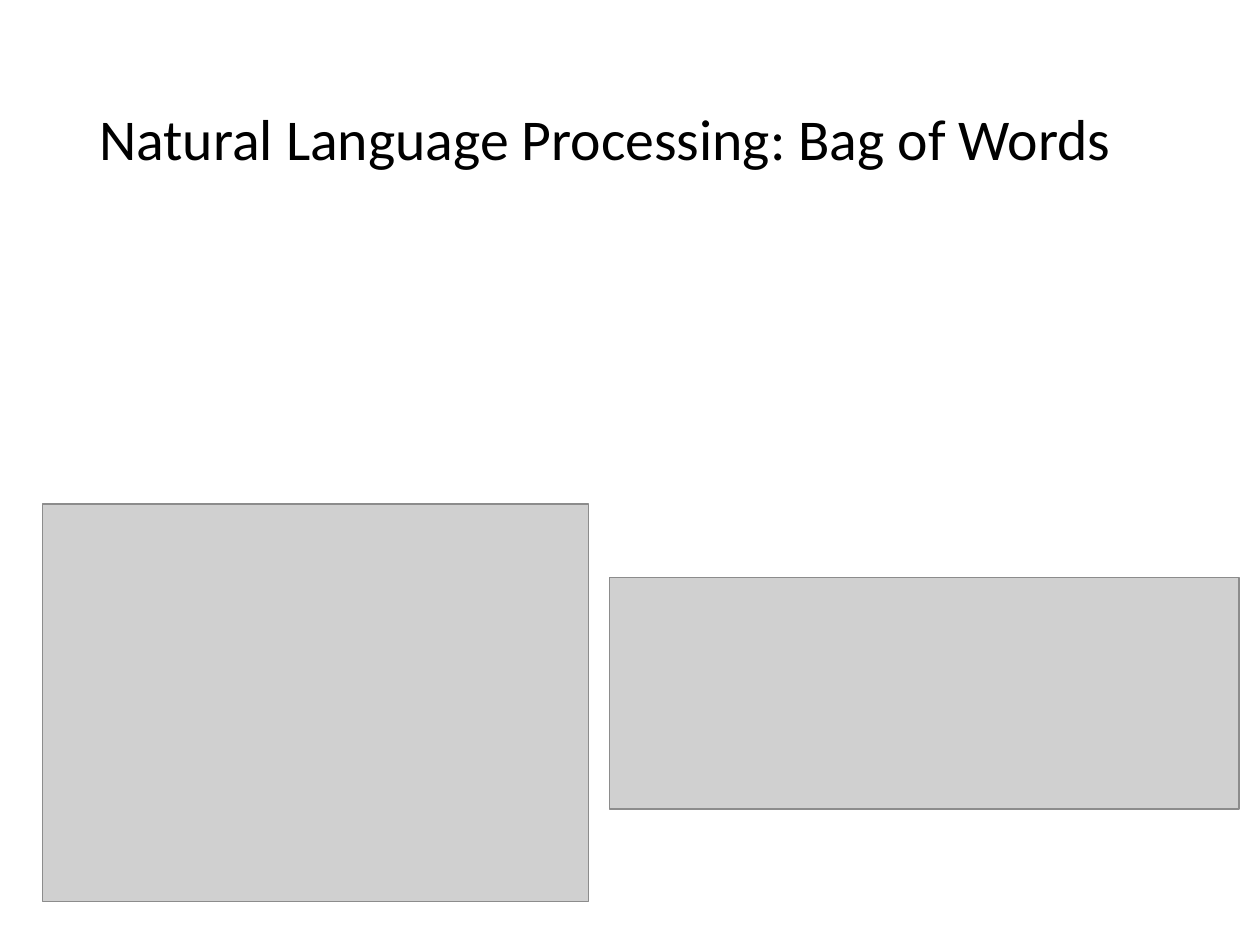
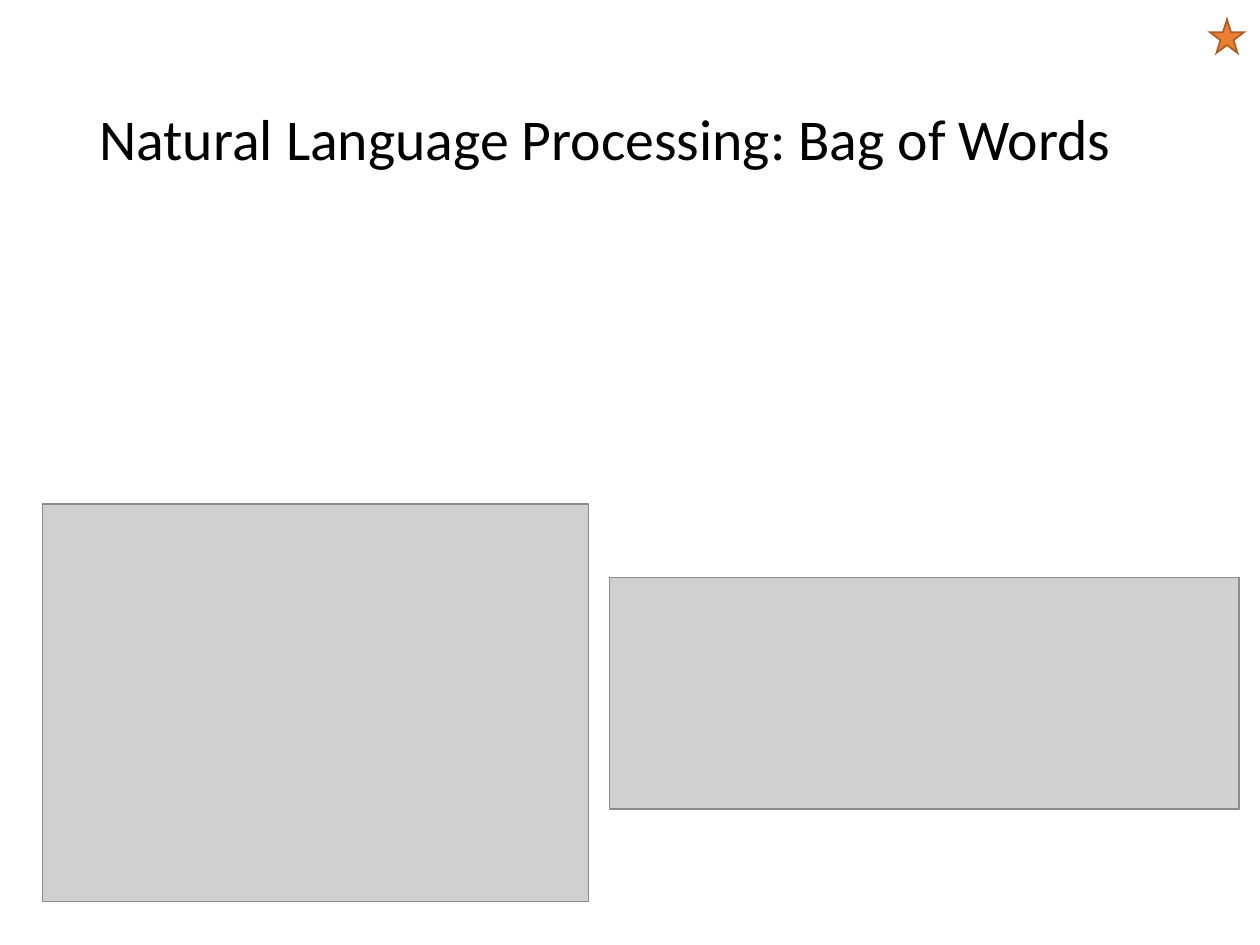
Before and after one commit to mhahsler/CS7320-AI, a slide deck: slide 37 of slides/12_uncertainty.pptx (slide 36 before the commit). Drawn at 1260x945 pixels with LibreOffice and Linux fonts; fonts in the diff are those of the drawing; grey boxes stand for pictures. Boxes give left, top, right and bottom in pixels: in the first picture for what was removed or moved away, otherwise in the second. Text is boxed around its words. In the diff, an @@ line names an element or a change of style, - is before the commit and + after.

```diff
--- a/slides/12_uncertainty.pptx
+++ b/slides/12_uncertainty.pptx
@@ star added at box(1210, 19, 1244, 53), fill #ED7D31, outline #AF5C24 1 pt @@
```
Also in this commit, not shown: 24 other slides changed, 1 slide added, 1 other file.
